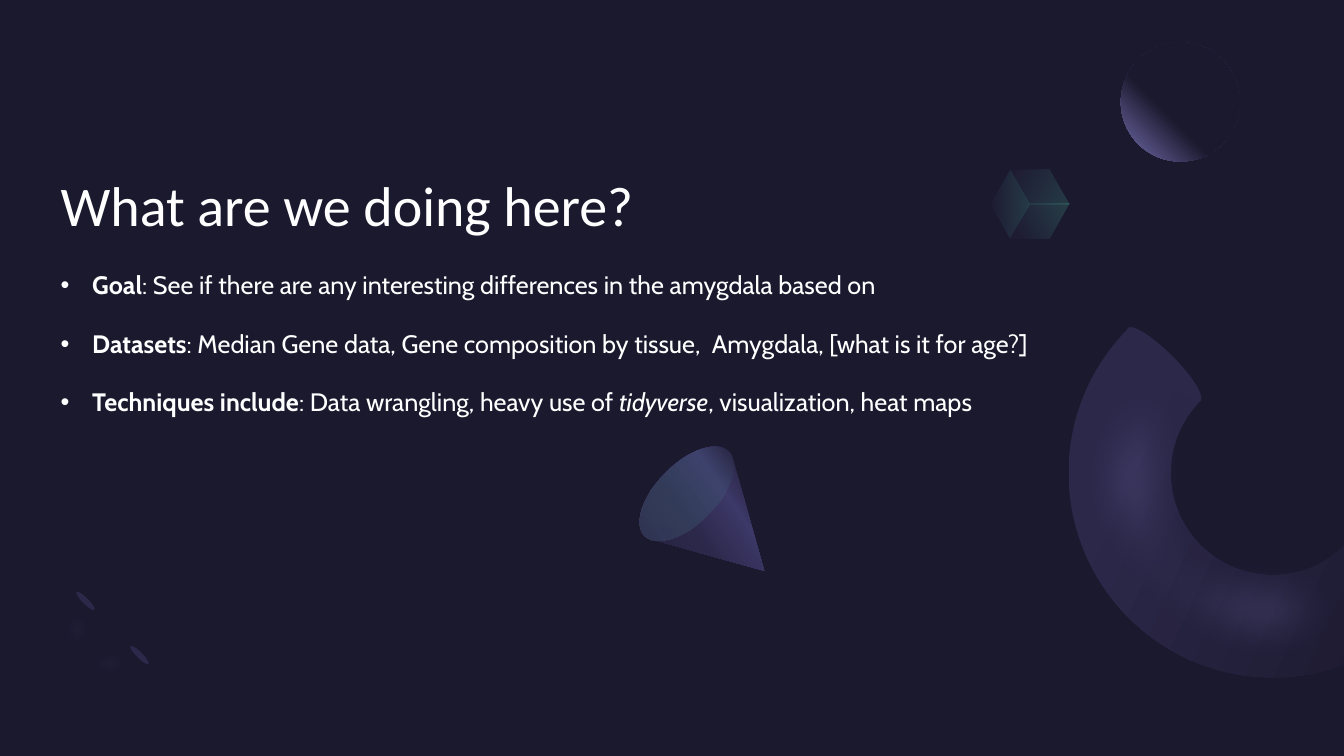
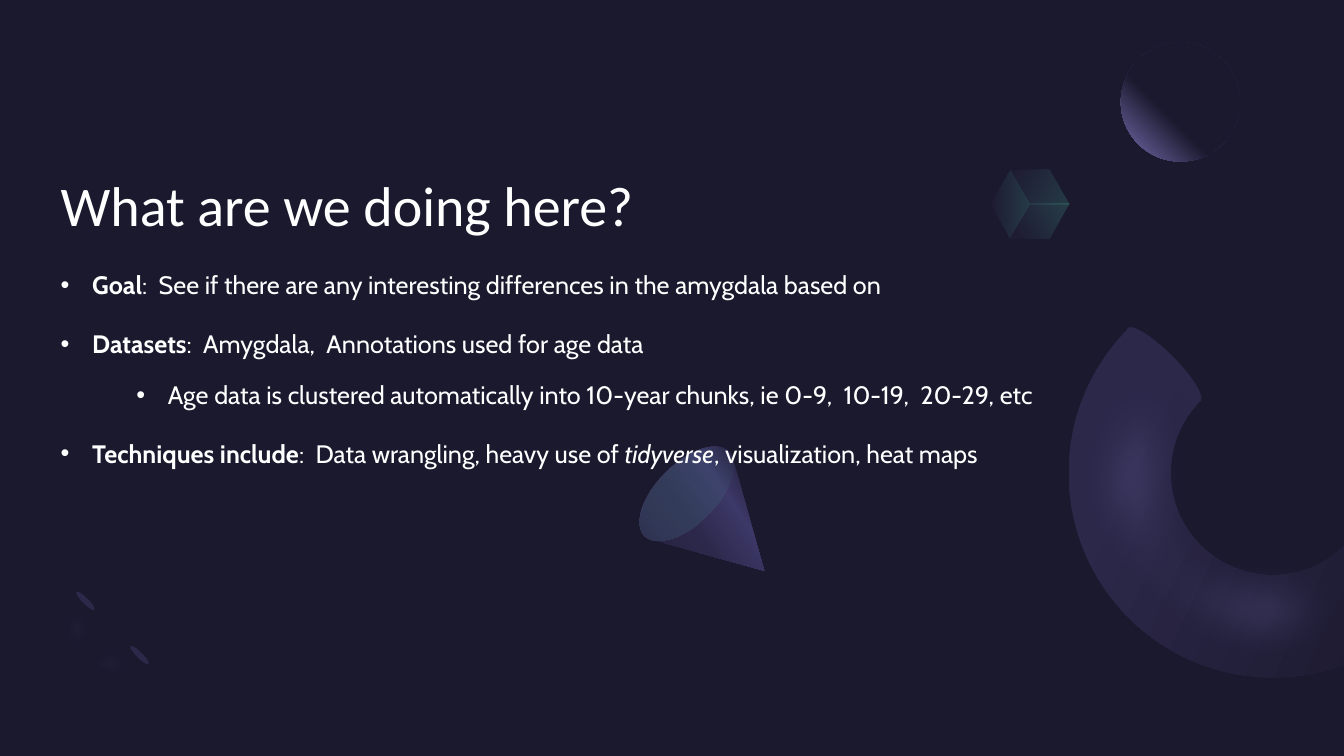
Before and after one commit to phoenixclaw03/STT_303_Final_Project, a slide deck: slide 2 of R Coding presentation.pptx. Drawn at 1344x756 pixels with LibreOffice and Linux fonts; fonts in the diff are those of the drawing. Boxes give left, top, right and bottom in pixels: in the first picture for what was removed or moved away, otherwise in the second. Text is boxed around its words. In the diff, an @@ line names an element or a change of style, - is before the commit and + after.

```diff
--- a/R Coding presentation.pptx
+++ b/R Coding presentation.pptx
@@ text at [92, 334, 1033, 410]: text changed @@
-• Datasets: Median Gene data, Gene composition by tissue, Amygdala, [what is it for age?]
+• Datasets: Amygdala, Annotations used for age data
+  • Age data is clustered automatically into 10-year chunks, ie 0-9, 10-19, 20-29, etc
```
Also in this commit, not shown: 1 other slide changed, 4 slides added, 1 slide removed.
